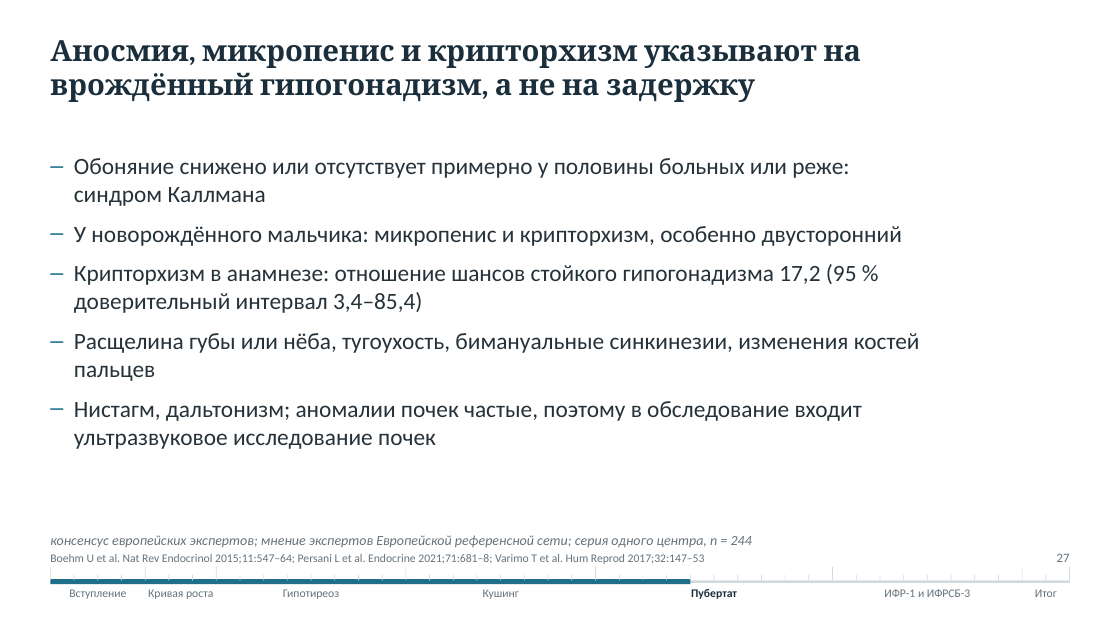
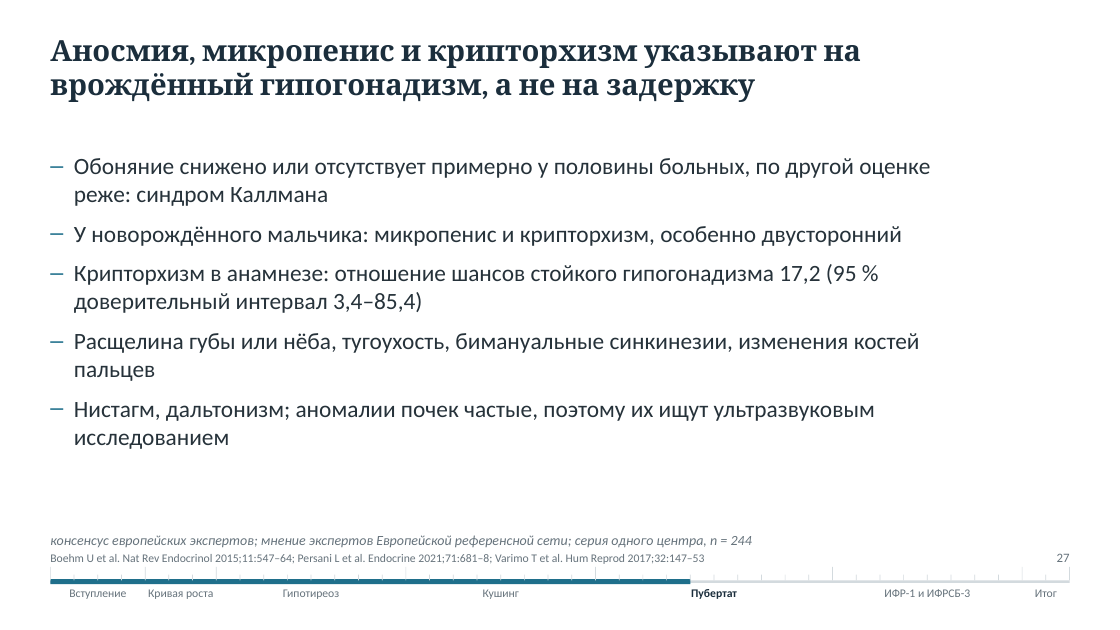
Before and after one commit to drabdulbosit1-eng/my-test-cloud, a slide deck: slide 27 of Endo_short_stature/Эндокринные причины низкорослости 2026.pptx. Drawn at 1120x630 pixels with LibreOffice and Linux fonts; fonts in the diff are those of the drawing. Boxes give left, top, right and bottom in pixels: in the first picture for what was removed or moved away, otherwise in the second. Text is boxed around its words. In the diff, an @@ line names an element or a change of style, - is before the commit and + after.

```diff
--- a/Endo_short_stature/Эндокринные причины низкорослости 2026.pptx
+++ b/Endo_short_stature/Эндокринные причины низкорослости 2026.pptx
@@ text at (74,158,930,206): text changed @@
-– Обоняние снижено или отсутствует примерно у половины больных или реже: синдром Каллмана
+– Обоняние снижено или отсутствует примерно у половины больных, по другой оценке реже: синдром Каллмана
@@ text at (74,402,875,449): text changed @@
-– Нистагм, дальтонизм; аномалии почек частые, поэтому в обследование входит ультразвуковое исследование почек
+– Нистагм, дальтонизм; аномалии почек частые, поэтому их ищут ультразвуковым исследованием
```
Also in this commit, not shown: 26 other slides changed, 14 other files.
